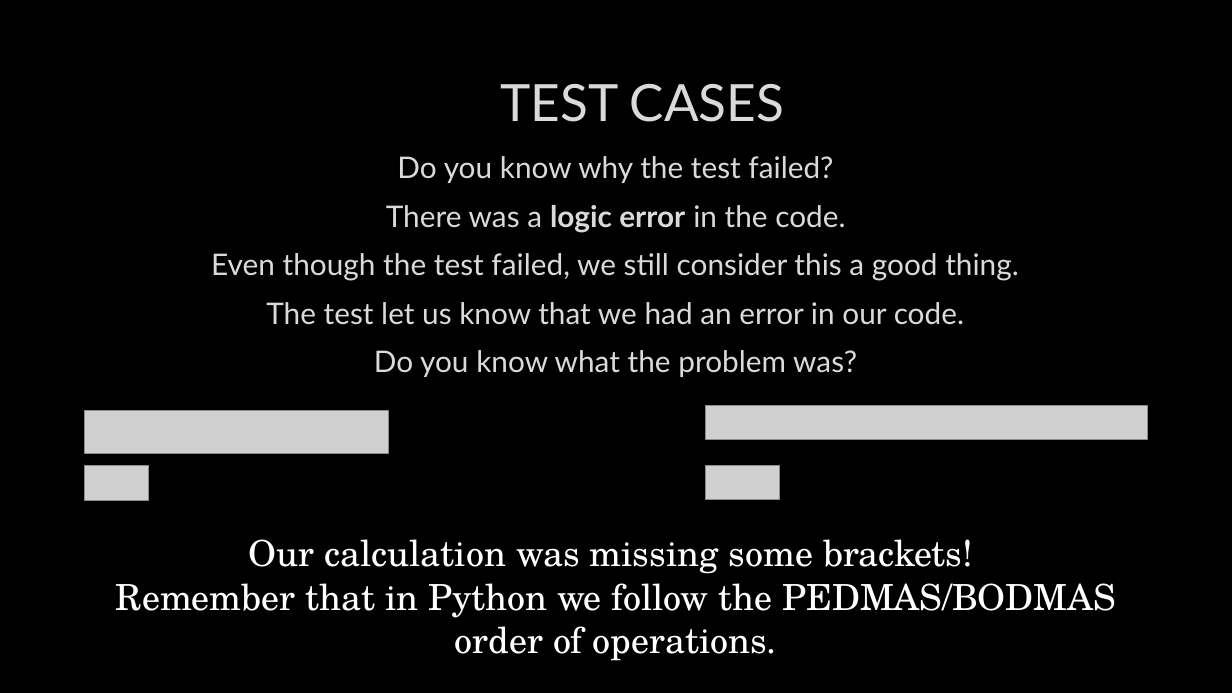
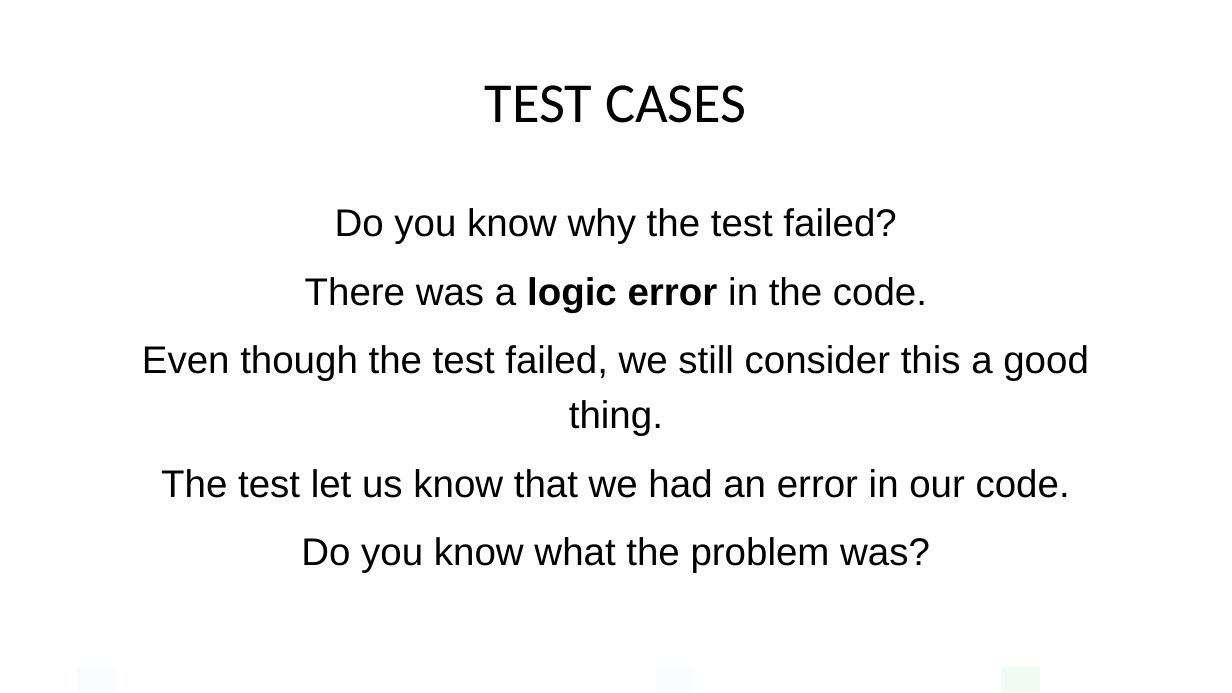
Before and after one commit to JFinnTeacher/TY-Introduction-to-Coding-with-Python, a slide deck: slide 10 of Lesson 04 - Testing Code/Teaching Assets/Lesson 04 - Testing Code.pptx. Drawn at 1232x693 pixels with LibreOffice and Linux fonts; fonts in the diff are those of the drawing; grey boxes stand for pictures; background and template pictures are left out. Boxes give left, top, right and bottom in pixels: in the first picture for what was removed or moved away, otherwise in the second. Text is boxed around its words. In the diff, an @@ line names an element or a change of style, - is before the commit and + after.

```diff
--- a/Lesson 04 - Testing Code/Teaching Assets/Lesson 04 - Testing Code.pptx
+++ b/Lesson 04 - Testing Code/Teaching Assets/Lesson 04 - Testing Code.pptx
@@ background picture (left out) to #FFFFFF @@
@@ title "TEST CASES": place and size @@
-title "TEST CASES" at [500,84,784,122]
+title "TEST CASES" at [485,85,747,123]
@@ title "TEST CASES" at [485,85,747,123]: size 40 to 44 pt, font Lato to Calibri, text colour #DADADA to #000000, letter outline #404040 0.75 pt to none @@
@@ text "Do you know why the ...": place and size @@
-text "Do you know why the ..." at [211,156,1019,377]
+text "Do you know why the ..." at [142,208,1089,573]
@@ text "Do you know why the ..." at [142,208,1089,573]: size 23.2 to 30 pt, font Lato to Arial, text colour #DADADA to #000000, letter outline #404040 0.75 pt to none; line spacing 1 to 1.2 @@
@@ picture removed at [85,411,389,454] @@
@@ picture removed at [706,406,1148,439] @@
@@ picture removed at [85,466,149,501] @@
@@ picture removed at [706,466,780,500] @@
@@ text removed at [116,539,1116,661] @@
-Our calculation was missing some brackets!
-Remember that in Python we follow the PEDMAS/BODMAS order of operations.
@@ rectangle added at [77,666,116,692], fill #93DCF8 at 4% opacity @@
@@ rectangle added at [655,667,694,693], fill #93DCF8 at 4% opacity @@
@@ rectangle added at [1002,667,1041,693], fill #BEF2C7 at 22% opacity @@
```
Also in this commit, not shown: 10 other slides changed, 46 other files.
